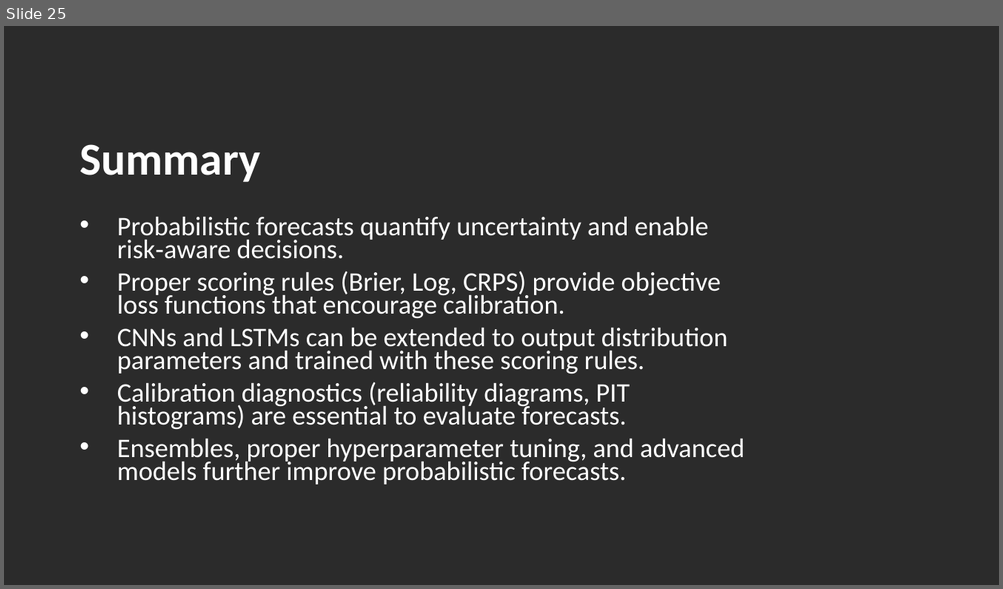
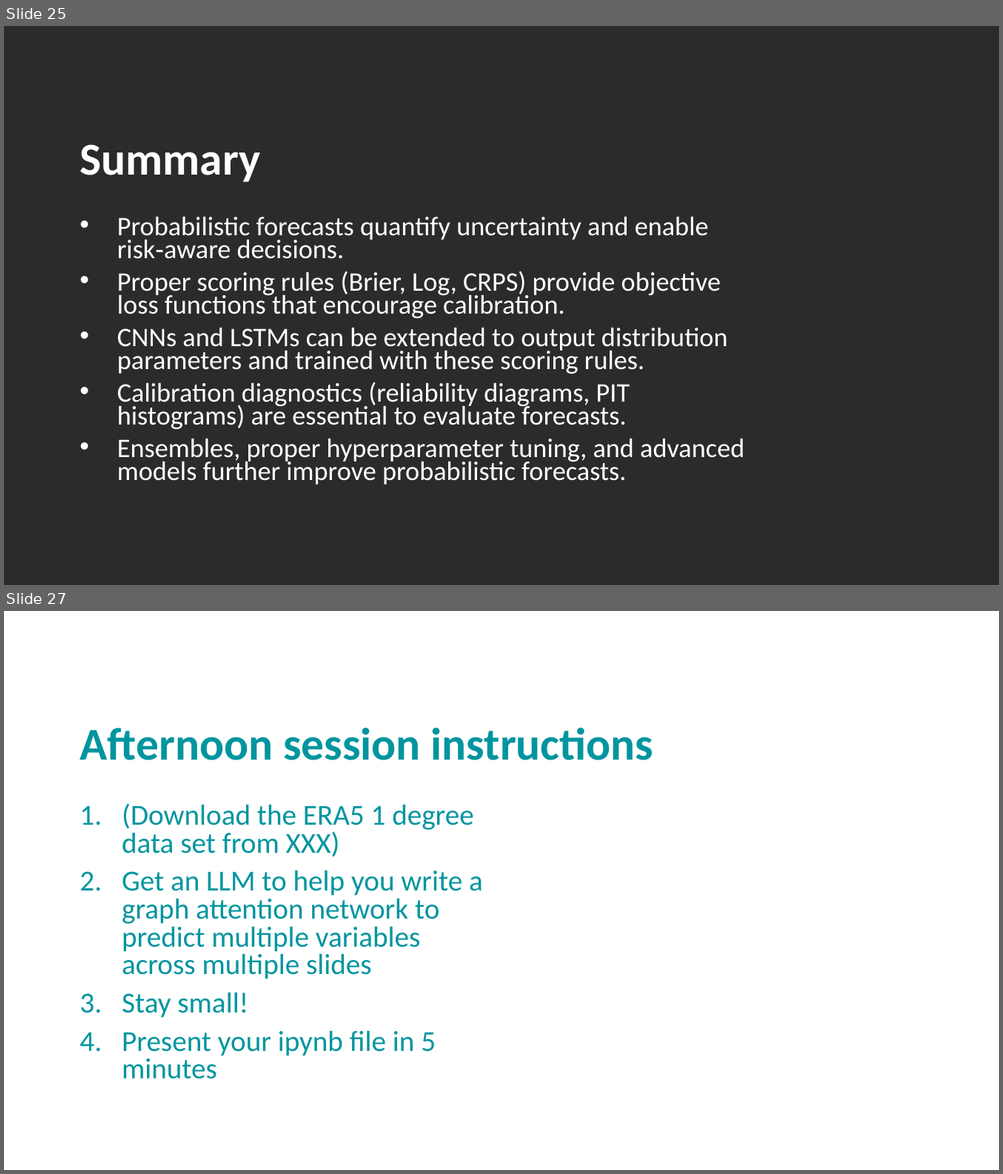
Before and after one commit to andrewcparnell/STAT41130, a slide deck: slides/day 4/D4C2_ProbNNs.pptx. Shown one above the other, each under a label of ours: slide 25 before the commit, slides 25 and 27 after it; the slides between them are not shown. The pictures are 1003x589 and 1003x1174 pixels, drawn with LibreOffice and Linux fonts; fonts in the diff are those of the drawing; background and template pictures are left out; a plain dark background stands for a picture behind light text. Boxes give left, top, right and bottom in pixels: in the first picture for what was removed or moved away, otherwise in the second. Text is boxed around its words. In the diff, an @@ line names an element or a change of style, - is before the commit and + after.

```diff
--- a/slides/day 4/D4C2_ProbNNs.pptx
+++ b/slides/day 4/D4C2_ProbNNs.pptx
@@ slide 27 added at (4, 611, 999, 1170), background picture (left out) @@
@@ title added at (79, 727, 654, 760), 44 pt, text #00959F, bold @@
+Afternoon session instructions
@@ text added at (122, 803, 483, 1079), 28 pt, text #00959F @@
+1. (Download the ERA5 1 degree data set from XXX)
+2. Get an LLM to help you write a graph attention network to predict multiple variables across multiple slides
+3. Stay small!
+4. Present your ipynb file in 5 minutes
```
Also in this commit, not shown: 1 other slide added.
